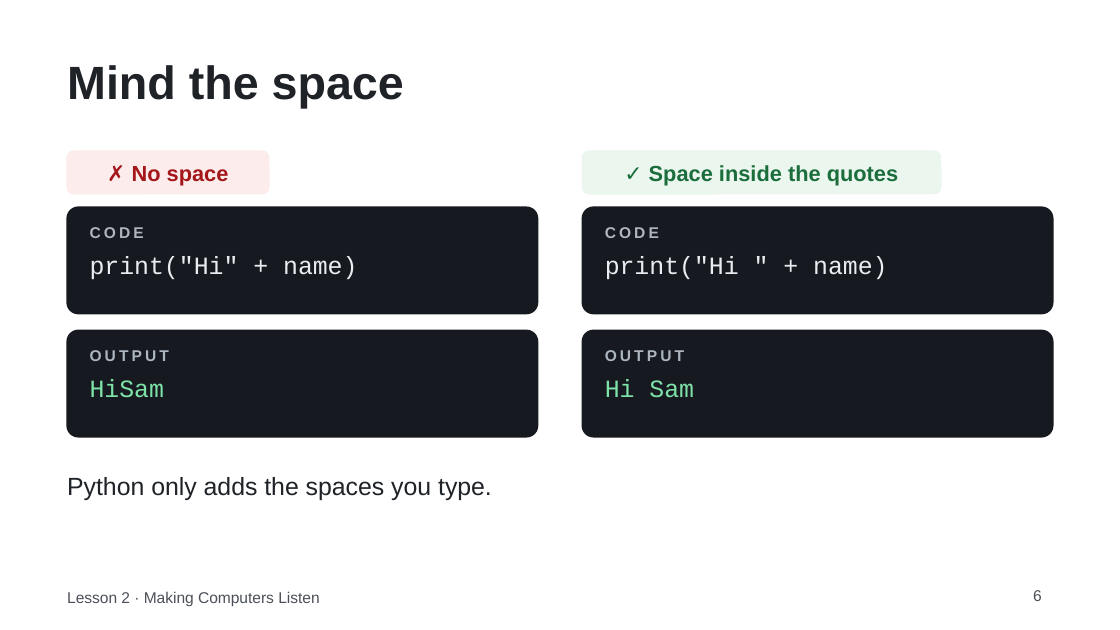
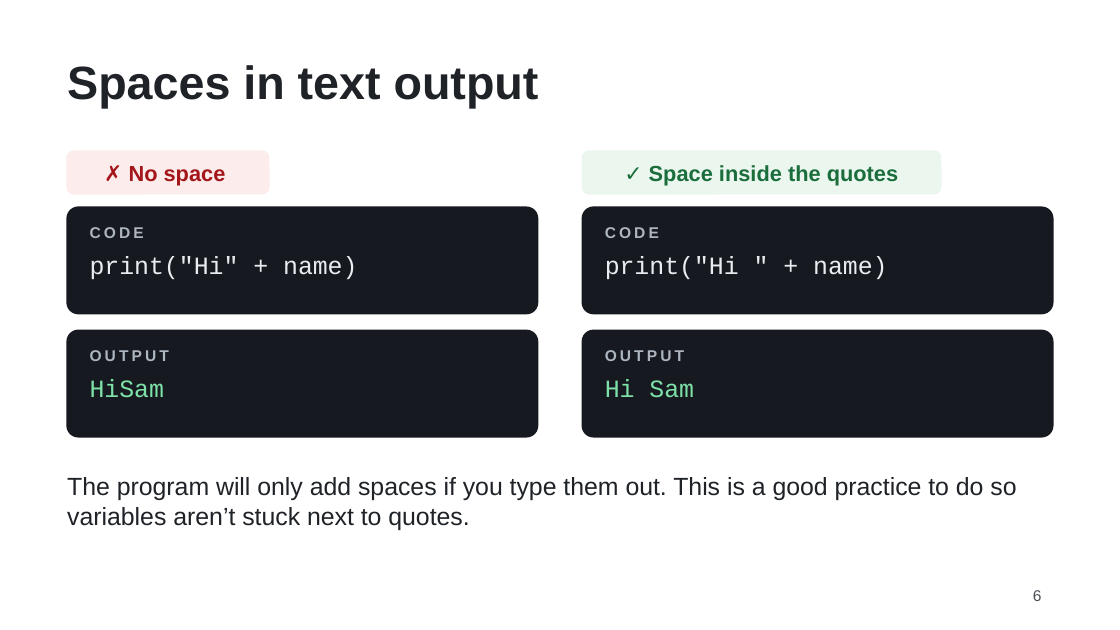
Before and after one commit to FrankD64/chatbot-lesson, a slide deck: slide 6 of assets/slides/Lesson2_Making_Computers_Listen.pptx. Drawn at 1120x630 pixels with LibreOffice and Linux fonts; fonts in the diff are those of the drawing. Boxes give left, top, right and bottom in pixels: in the first picture for what was removed or moved away, otherwise in the second. Text is boxed around its words. In the diff, an @@ line names an element or a change of style, - is before the commit and + after.

```diff
--- a/assets/slides/Lesson2_Making_Computers_Listen.pptx
+++ b/assets/slides/Lesson2_Making_Computers_Listen.pptx
@@ title at bbox=[67, 65, 539, 109]: text changed @@
-Mind the space
+Spaces in text output
@@ text at bbox=[67, 477, 1016, 530]: text changed @@
-Python only adds the spaces you type.
+The program will only add spaces if you type them out. This is a good practice to do so variables aren’t stuck next to quotes.
@@ rectangle added at bbox=[48, 571, 333, 623], fill #FFFFFF, outline #FFFFFF 0.75 pt @@
@@ text removed at bbox=[67, 591, 319, 606] @@
-Lesson 2 · Making Computers Listen
```
Also in this commit, not shown: 7 other slides changed, 3 other files.
